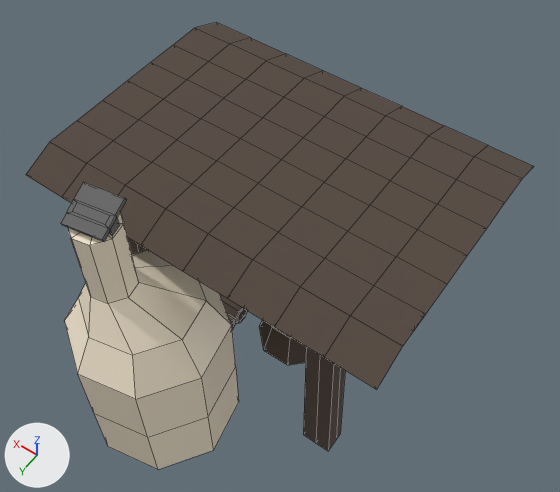
What one commit did to the FBX model Mining Village/Assets/Smelter.fbx.
Both versions are drawn from a 50 mm camera at (-3.64, 3.12, 9.85) aimed at (-0.18, -1.73, 2.24). Every picture has the same lights, and +X, +Y and +Z are marked at lower left. Mesh edges are drawn as thin lines. Where no turn or scale is listed for an object, it has been applied to the vertices.

The older version as bpy lines, for what is in view:
```python
me_cube_024 = bpy.data.meshes.new('Cube.024')
me_cube_024.from_pydata(...)  # 472 vertices, 444 faces; spans x -2.95..1.8, y -3.78..0.96, z -0.01..4.25
# faces by material slot: [71, 29, 344]
me_cube_024.materials.append(mat_material_038)  # white #fff1d8
me_cube_024.materials.append(mat_iron)  # dark grey #696969
me_cube_024.materials.append(mat_wood)  # brown #554940
ob_smelter = bpy.data.objects.new('Smelter', me_cube_024)
ob_smelter.location = (0.57, 0.0, 0.0)
```
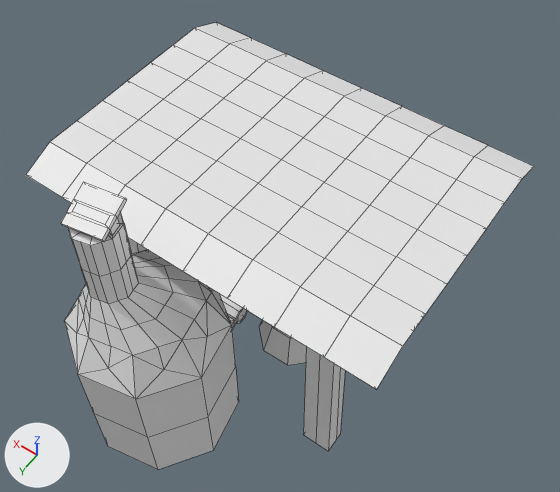
Boxes [x1, y1, x2, y2] around the edits, measured in the pictures (560 x 492 px):
part 1 of me_cube_024, built on: [65, 213, 232, 399] in both
part 2 of me_cube_024, recoloured: [78, 223, 239, 469] in both
part 3 of me_cube_024, recoloured (grey to white): [61, 182, 127, 241] in both
part 4 of me_cube_024, recoloured (brown to white): [26, 23, 534, 451] in both

What the commit changed:
me_cube_024 is used by ob_smelter; location (0.57, 0.0, 0.0).
me_cube_024 had 472 vertices, 444 faces and spanned x -2.95..1.8, y -3.78..0.96, z -0.01..4.25.
me_cube_024 now has 524 vertices, 498 faces and spans x -2.95..1.8, y -3.78..0.96, z -0.01..4.25.
Part 1, on me_cube_024:
32 faces are deleted.
38 vertices are added at x -0.84..0.75, y -0.82..0.77, z 2.23..4.0.
8 new vertices lie (0.0, 0.0, 0.5) away from vertices in x -0.19..0.36, y -0.07..0.49, z 3.0.
6 new vertices lie (-0.09, 0.06, 0.0) away from vertices in x 0.03..0.32, y -0.07..0.37, z 3.0..4.0.
6 new vertices lie (0.02, -0.11, 0.0) away from vertices in x -0.19..0.32, y 0.27..0.37, z 3.0..4.0.
6 new vertices lie (-0.06, -0.09, 0.0) away from vertices in x -0.07..0.36, y 0.15..0.45, z 3.0..4.0.
112 new faces join them.
me_cube_024 part 2: 38 faces spanning x -1.02..0.94, y -1.0..0.96, z 0.0..4.0 switch from mat_material_038 (white #fff1d8) to no material.
me_cube_024 part 3: 29 faces spanning x -0.64..0.36, y -0.82..0.46, z 0.25..4.25 switch from mat_iron (dark grey #696969) to no material.
me_cube_024 part 4: 319 faces spanning x -2.95..1.8, y -3.78..-0.22, z -0.01..3.42 switch from mat_wood (brown #554940) to no material.
